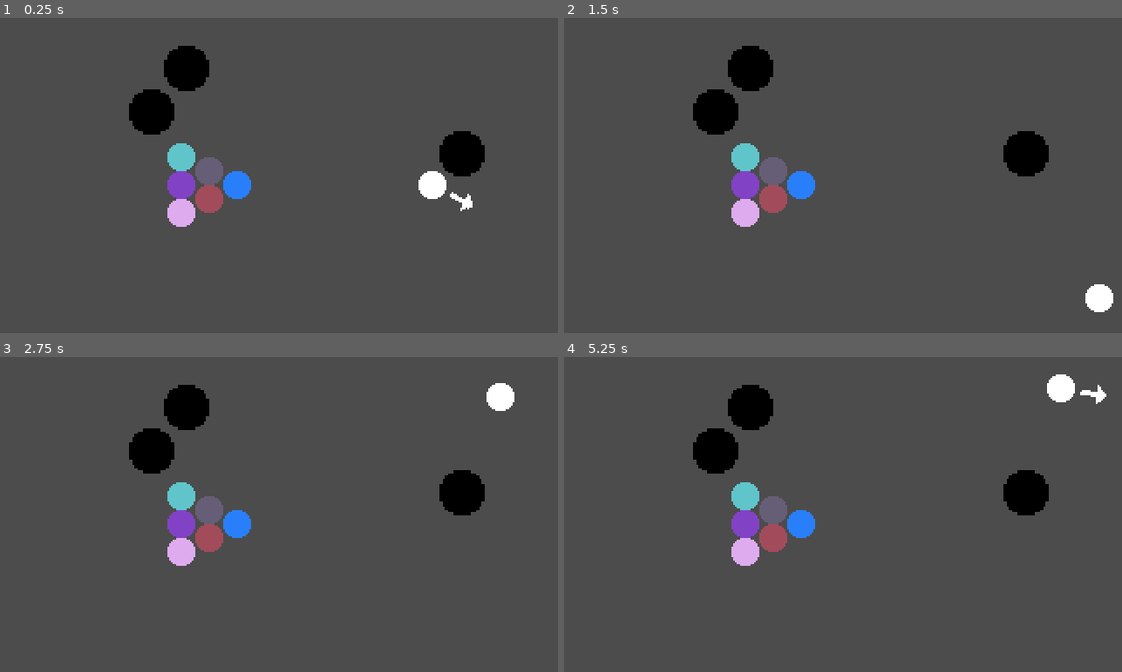
Above: before the commit, frames 1-4 (two rows, left to right).
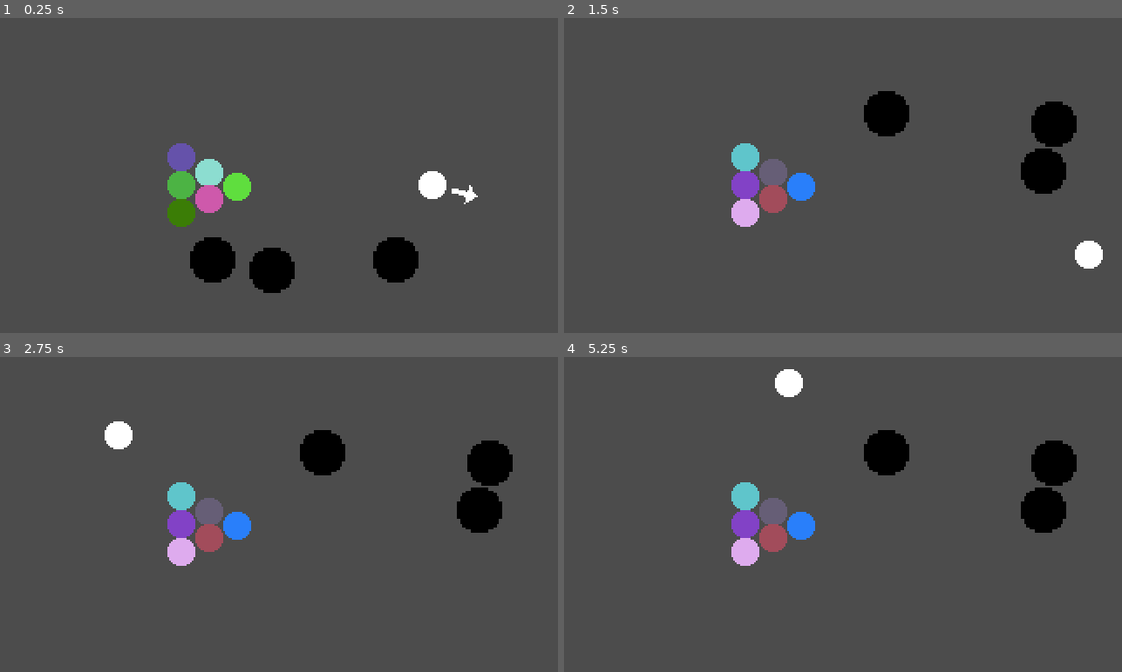
Above: after the commit, the same moments.

Repository: POtOSoftware/Play-With-Balls
Game: Godot game, scene res://Games/MiniBilliards/MiniBilliards.tscn
The game is run twice, just before and just after one commit, with the same random seed, the same clock (stepped at 60 frames per second) and the same inputs.
Inputs:
- Up to frame 1 (0.25 s): no input
- Up to frame 2 (1.5 s): tap Space (action_button) at 0.6, 1.35 s
- Up to frame 3 (2.75 s): tap Space (action_button) at 2.1 s
- Up to frame 4 (5.25 s): tap Space (action_button) every 0.75 s from 2.85 to 5.1 s

The runs differ from the first frame. In frame 1, 8.0% of the frame differs, in the area x 23-87%, y 8-88%; in frame 2, 5.7%; in frame 3, 5.7%; in frame 4, 5.8%.

Commit message:
add hole exclusion zone

Diff:
--- /dev/null
+++ b/Assets/BallArrangement/BallArrangement.tscn
@@ -0,0 +1,65 @@
+[gd_scene load_steps=4 format=2]
+
+[ext_resource path="res://Assets/ColoredBall/ColoredBall.gd" type="Script" id=1]
+[ext_resource path="res://Assets/ColoredBall/ColoredBall.tscn" type="PackedScene" id=2]
+
+[sub_resource type="PhysicsMaterial" id=2]
+bounce = 5.0
+
+[node name="BallArrangement" type="Node2D"]
+position = Vector2( 120, 96 )
+
+[node name="ColoredBall2" type="RigidBody2D" parent="." groups=["Object_Balls"] instance=ExtResource( 2 )]
+position = Vector2( 16, 1 )
+mass = 0.102041
+physics_material_override = SubResource( 2 )
+gravity_scale = 0.0
+script = ExtResource( 1 )
+randomize_color = true
+
+[node name="ColoredBall3" type="RigidBody2D" parent="." groups=["Object_Balls"] instance=ExtResource( 2 )]
+position = Vector2( 0, -7 )
+mass = 0.102041
+physics_material_override = SubResource( 2 )
+gravity_scale = 0.0
+script = ExtResource( 1 )
+randomize_color = true
+
+[node name="ColoredBall4" type="RigidBody2D" parent="." groups=["Object_Balls"] instance=ExtResource( 2 )]
+position = Vector2( 0, 8 )
+mass = 0.102041
+physics_material_override = SubResource( 2 )
+gravity_scale = 0.0
+script = ExtResource( 1 )
+randomize_color = true
+
+[node name="ColoredBall5" type="RigidBody2D" parent="." groups=["Object_Balls"] instance=ExtResource( 2 )]
+position = Vector2( -16, 16 )
+mass = 0.102041
+physics_material_override = SubResource( 2 )
+gravity_scale = 0.0
+script = ExtResource( 1 )
+randomize_color = true
+
+[node name="ColoredBall6" type="RigidBody2D" parent="." groups=["Object_Balls"] instance=ExtResource( 2 )]
+position = Vector2( -16, 0 )
+mass = 0.102041
+physics_material_override = SubResource( 2 )
+gravity_scale = 0.0
+script = ExtResource( 1 )
+randomize_color = true
+
+[node name="ColoredBall7" type="RigidBody2D" parent="." groups=["Object_Balls"] instance=ExtResource( 2 )]
+position = Vector2( -16, -16 )
+mass = 0.102041
+physics_material_override = SubResource( 2 )
+gravity_scale = 0.0
+script = ExtResource( 1 )
+randomize_color = true
+
+[connection signal="sleeping_state_changed" from="ColoredBall2" to="ColoredBall2" method="_on_ColoredBall_sleeping_state_changed"]
+[connection signal="sleeping_state_changed" from="ColoredBall3" to="ColoredBall3" method="_on_ColoredBall_sleeping_state_changed"]
+[connection signal="sleeping_state_changed" from="ColoredBall4" to="ColoredBall4" method="_on_ColoredBall_sleeping_state_changed"]
+[connection signal="sleeping_state_changed" from="ColoredBall5" to="ColoredBall5" method="_on_ColoredBall_sleeping_state_changed"]
+[connection signal="sleeping_state_changed" from="ColoredBall6" to="ColoredBall6" method="_on_ColoredBall_sleeping_state_changed"]
+[connection signal="sleeping_state_changed" from="ColoredBall7" to="ColoredBall7" method="_on_ColoredBall_sleeping_state_changed"]
--- a/Assets/ColoredBall/ColoredBall.gd
+++ b/Assets/ColoredBall/ColoredBall.gd
@@ -1,6 +1,7 @@
 extends RigidBody2D
 
 onready var ball_sprite: Node = $Sprite
+onready var collision: Node = $CollisionShape2D
 
 export var ball_color: Color = Color(1, 1, 1, 1)
 export var randomize_color: bool = false
@@ -19,6 +20,12 @@
 		ball_color = Color(random_r, random_b, random_g, 1)
 		ball_sprite.modulate = ball_color
 
+	# pretty hacky, but it's to give the balls a "grace period" before the
+	# holes move to their final positions instead of getting eaten by the hole
+	# before the hole moves out of the exclusion zone
+	yield(get_tree().create_timer(0.1), "timeout")
+	collision.disabled = false
+
 func _integrate_forces(state):
 	# you have to be kidding me...
 	rotation_degrees = 0
--- a/Assets/ColoredBall/ColoredBall.tscn
+++ b/Assets/ColoredBall/ColoredBall.tscn
@@ -9,7 +9,7 @@
 [sub_resource type="CircleShape2D" id=1]
 radius = 8.0
 
-[node name="ColoredBall" type="RigidBody2D"]
+[node name="ColoredBall" type="RigidBody2D" groups=["Object_Balls"]]
 mass = 0.102041
 physics_material_override = SubResource( 2 )
 gravity_scale = 0.0
@@ -20,5 +20,6 @@
 
 [node name="CollisionShape2D" type="CollisionShape2D" parent="."]
 shape = SubResource( 1 )
+disabled = true
 
 [connection signal="sleeping_state_changed" from="." to="." method="_on_ColoredBall_sleeping_state_changed"]
--- a/Assets/CueBall/CueBall.gd
+++ b/Assets/CueBall/CueBall.gd
@@ -11,7 +11,7 @@
 		setup_firing()
 
 func _process(delta):
-	firing_direction.rotation_degrees += 2
+	firing_direction.rotation_degrees += 1
 	if Input.is_action_just_pressed("action_button"):
 		var fire_direction: float = deg2rad(firing_direction.rotation_degrees)
 		print("Fire direction: %f" % fire_direction)
--- a/Assets/CueBall/CueBall.tscn
+++ b/Assets/CueBall/CueBall.tscn
@@ -1,16 +1,32 @@
-[gd_scene load_steps=4 format=2]
+[gd_scene load_steps=6 format=2]
 
-[ext_resource path="res://Assets/ColoredBall/ColoredBall.tscn" type="PackedScene" id=1]
+[ext_resource path="res://Sprites/Ball.png" type="Texture" id=1]
 [ext_resource path="res://Assets/CueBall/CueBall.gd" type="Script" id=2]
 [ext_resource path="res://Sprites/Arrow.png" type="Texture" id=3]
 
-[node name="CueBall" instance=ExtResource( 1 )]
+[sub_resource type="PhysicsMaterial" id=2]
+bounce = 5.0
+
+[sub_resource type="CircleShape2D" id=1]
+radius = 8.0
+
+[node name="CueBall" type="RigidBody2D" groups=["Object_Balls"]]
+mass = 0.102041
+physics_material_override = SubResource( 2 )
+gravity_scale = 0.0
 script = ExtResource( 2 )
 
-[node name="Arrow" type="Node2D" parent="." index="2"]
+[node name="Sprite" type="Sprite" parent="."]
+texture = ExtResource( 1 )
 
-[node name="Sprite" type="Sprite" parent="Arrow" index="0"]
+[node name="CollisionShape2D" type="CollisionShape2D" parent="."]
+shape = SubResource( 1 )
+
+[node name="Arrow" type="Node2D" parent="."]
+
+[node name="Sprite" type="Sprite" parent="Arrow"]
 position = Vector2( 19, 0 )
 texture = ExtResource( 3 )
 
+[connection signal="sleeping_state_changed" from="." to="." method="_on_ColoredBall_sleeping_state_changed"]
 [connection signal="sleeping_state_changed" from="." to="." method="_on_CueBall_sleeping_state_changed"]
--- a/Assets/Hole/Hole.gd
+++ b/Assets/Hole/Hole.gd
@@ -1,4 +1,7 @@
 extends Area2D
+
+const MIN_COORDINATE: Vector2 = Vector2(16, 16)
+const MAX_COORDINATE: Vector2 = Vector2(304, 168)
 
 func _on_Hole_body_entered(body):
 	if body.ball_type != null:
@@ -14,3 +17,7 @@
 			printerr("%s is not a valid ball type!" % body.name)
 	else:
 		print("%s is not a ball at all" % body.name)
+
+func spawn() -> void:
+	position.x = GameManager.rng.randi_range(MIN_COORDINATE.x, MAX_COORDINATE.x)
+	position.y = GameManager.rng.randi_range(MIN_COORDINATE.y, MAX_COORDINATE.y)
--- a/Assets/Hole/Hole.tscn
+++ b/Assets/Hole/Hole.tscn
@@ -6,7 +6,7 @@
 [sub_resource type="CircleShape2D" id=1]
 radius = 9.0
 
-[node name="Hole" type="Area2D"]
+[node name="Hole" type="Area2D" groups=["Hole"]]
 script = ExtResource( 2 )
 
 [node name="Sprite" type="Sprite" parent="."]
--- /dev/null
+++ b/Games/MiniBilliards/HoleExclusionZone.gd
@@ -0,0 +1,7 @@
+extends Area2D
+
+func _on_HoleExclusionZone_area_entered(area):
+	if area.is_in_group("Hole"):
+		print("GET OUTTA HERE!")
+		# basically just give it new random coordinates, and if it shows up again, respawn it again!
+		area.spawn()
--- a/Games/MiniBilliards/MiniBilliards.gd
+++ b/Games/MiniBilliards/MiniBilliards.gd
@@ -3,15 +3,10 @@
 onready var cue_ball: Node = $CueBall
 onready var holes_parent: Node = $Holes
 
-const MIN_COORDINATE: Vector2 = Vector2(16, 16)
-const MAX_COORDINATE: Vector2 = Vector2(304, 168)
-
 var hole_scene: PackedScene = preload("res://Assets/Hole/Hole.tscn")
-var rng: RandomNumberGenerator = RandomNumberGenerator.new()
+var ball_arrangement_scene: PackedScene = preload("res://Assets/BallArrangement/BallArrangement.tscn")
 
 func _ready() -> void:
-	rng.randomize()
-
 	_place_holes(3)
 	#cue_ball.apply_impulse(Vector2(0,0), Vector2(-500, 0))
 
@@ -19,7 +14,6 @@
 	for current_hole in num_of_holes:
 		var hole_instance = hole_scene.instance()
 
-		hole_instance.position.x = rng.randi_range(MIN_COORDINATE.x, MAX_COORDINATE.x)
-		hole_instance.position.y = rng.randi_range(MIN_COORDINATE.y, MAX_COORDINATE.y)
+		hole_instance.spawn()
 
 		holes_parent.add_child(hole_instance)
--- a/Games/MiniBilliards/MiniBilliards.tscn
+++ b/Games/MiniBilliards/MiniBilliards.tscn
@@ -1,8 +1,12 @@
-[gd_scene load_steps=8 format=2]
+[gd_scene load_steps=10 format=2]
 
-[ext_resource path="res://Assets/ColoredBall/ColoredBall.tscn" type="PackedScene" id=1]
+[ext_resource path="res://Assets/BallArrangement/BallArrangement.tscn" type="PackedScene" id=1]
 [ext_resource path="res://Games/MiniBilliards/MiniBilliards.gd" type="Script" id=2]
 [ext_resource path="res://Assets/CueBall/CueBall.tscn" type="PackedScene" id=3]
+[ext_resource path="res://Games/MiniBilliards/HoleExclusionZone.gd" type="Script" id=4]
+
+[sub_resource type="CircleShape2D" id=5]
+radius = 14.0
 
 [sub_resource type="PhysicsMaterial" id=4]
 rough = true
@@ -20,31 +24,20 @@
 [node name="MiniBilliards" type="Node2D"]
 script = ExtResource( 2 )
 
+[node name="HoleExclusionZone" type="Area2D" parent="."]
+script = ExtResource( 4 )
+
+[node name="CollisionPolygon2D" type="CollisionPolygon2D" parent="HoleExclusionZone"]
+position = Vector2( 88, 64 )
+polygon = PoolVector2Array( 0, 64, 0, 0, 64, 16, 64, 48 )
+
+[node name="CollisionShape2D" type="CollisionShape2D" parent="HoleExclusionZone"]
+position = Vector2( 248, 96 )
+shape = SubResource( 5 )
+
 [node name="Holes" type="Node2D" parent="."]
 
-[node name="ColoredBall2" parent="." instance=ExtResource( 1 )]
-position = Vector2( 136, 96 )
-randomize_color = true
-
-[node name="ColoredBall3" parent="." instance=ExtResource( 1 )]
-position = Vector2( 120, 88 )
-randomize_color = true
-
-[node name="ColoredBall4" parent="." instance=ExtResource( 1 )]
-position = Vector2( 120, 104 )
-randomize_color = true
-
-[node name="ColoredBall5" parent="." instance=ExtResource( 1 )]
-position = Vector2( 104, 112 )
-randomize_color = true
-
-[node name="ColoredBall6" parent="." instance=ExtResource( 1 )]
-position = Vector2( 104, 96 )
-randomize_color = true
-
-[node name="ColoredBall7" parent="." instance=ExtResource( 1 )]
-position = Vector2( 104, 80 )
-randomize_color = true
+[node name="BallArrangement" parent="." instance=ExtResource( 1 )]
 
 [node name="Walls" type="StaticBody2D" parent="."]
 physics_material_override = SubResource( 4 )
@@ -67,3 +60,5 @@
 
 [node name="CueBall" parent="." instance=ExtResource( 3 )]
 position = Vector2( 248, 96 )
+
+[connection signal="area_entered" from="HoleExclusionZone" to="HoleExclusionZone" method="_on_HoleExclusionZone_area_entered"]
--- a/Global/GameManager.gd
+++ b/Global/GameManager.gd
@@ -2,12 +2,24 @@
 
 enum ball_types {CUE_BALL, OBJECT_BALL}
 
+var rng: RandomNumberGenerator = RandomNumberGenerator.new()
 var score: int = 0 setget _set_score
+var high_score: int = 0 setget _set_high_score
+var game_ready: bool = false
 
 signal score_updated
 signal game_over
 
+func _ready() -> void:
+	rng.randomize()
+
 func _set_score(new_score):
 	score = new_score
 	print("Score: %d" % score)
+	if score > high_score:
+		high_score = score
 	emit_signal("score_updated")
+
+func _set_high_score(new_high_score):
+	high_score = new_high_score
+	print("!!NEW HIGH SCORE!! %d" % high_score)
